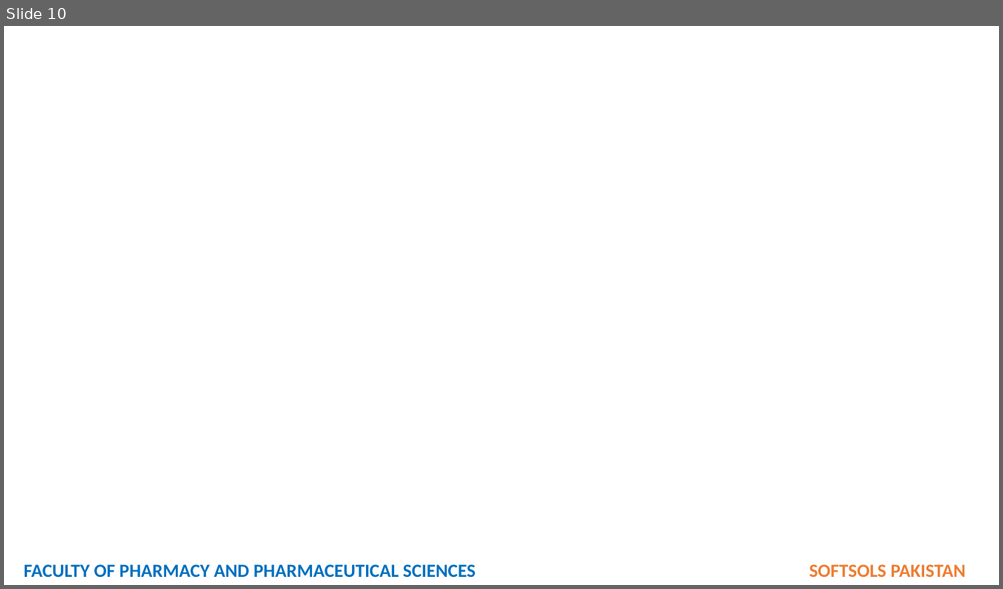
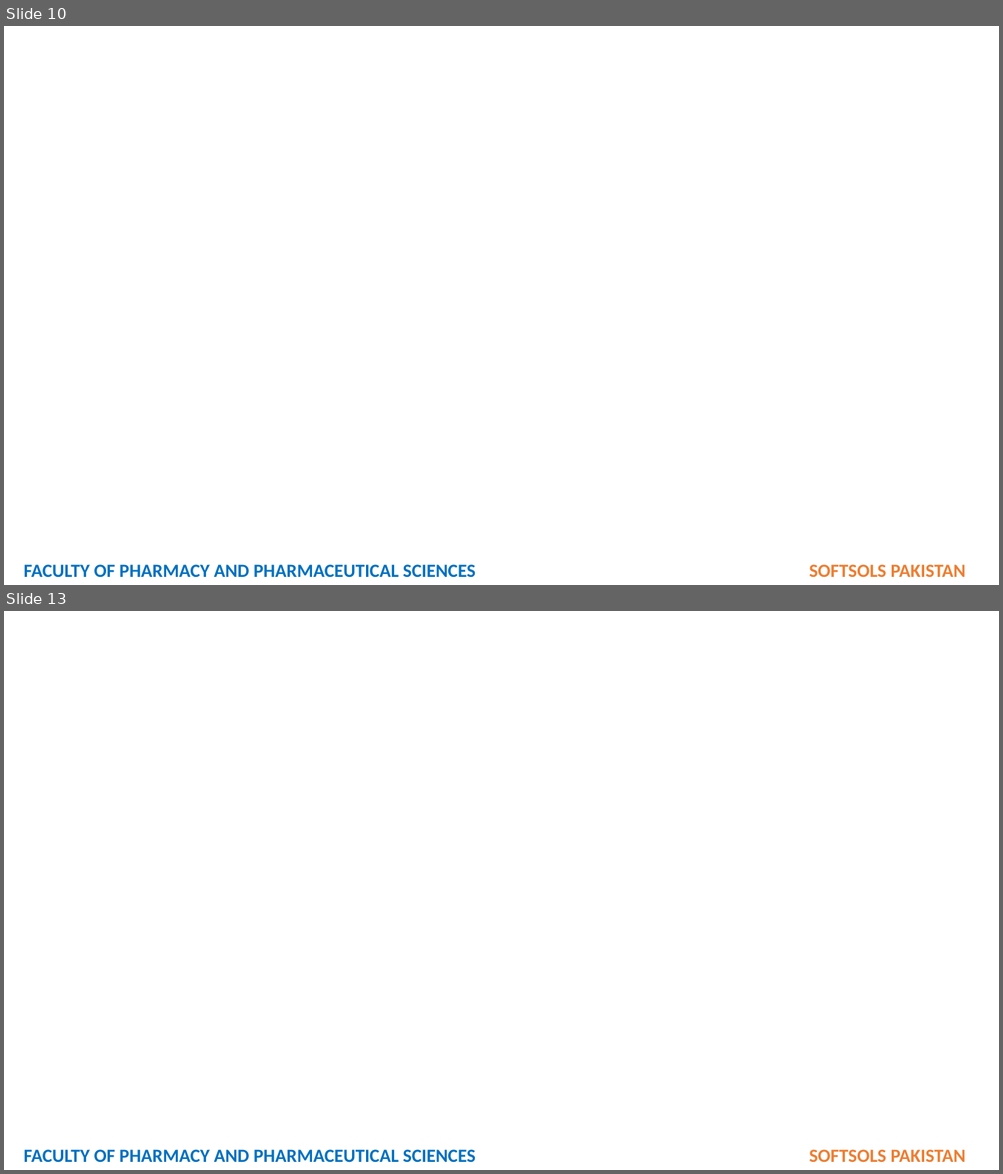
Before and after one commit to softsolspk1/fop, a slide deck: STUDENT REGISTRATION.pptx. Shown one above the other, each under a label of ours: slide 10 before the commit, slides 10 and 13 after it; the slides between them are not shown. The pictures are 1003x589 and 1003x1174 pixels, drawn with LibreOffice and Linux fonts; fonts in the diff are those of the drawing. Boxes give left, top, right and bottom in pixels: in the first picture for what was removed or moved away, otherwise in the second. Text is boxed around its words. In the diff, an @@ line names an element or a change of style, - is before the commit and + after.

```diff
--- a/STUDENT REGISTRATION.pptx
+++ b/STUDENT REGISTRATION.pptx
@@ slide 13 added at <box>4,611,999,1170</box>, background #FFFFFF @@
@@ text added at <box>24,1150,965,1163</box>, 18 pt, text #0070C0, bold @@
+FACULTY OF PHARMACY AND PHARMACEUTICAL SCIENCES SOFTSOLS PAKISTAN
```
Also in this commit, not shown: 5 other slides added, 3 other files.
